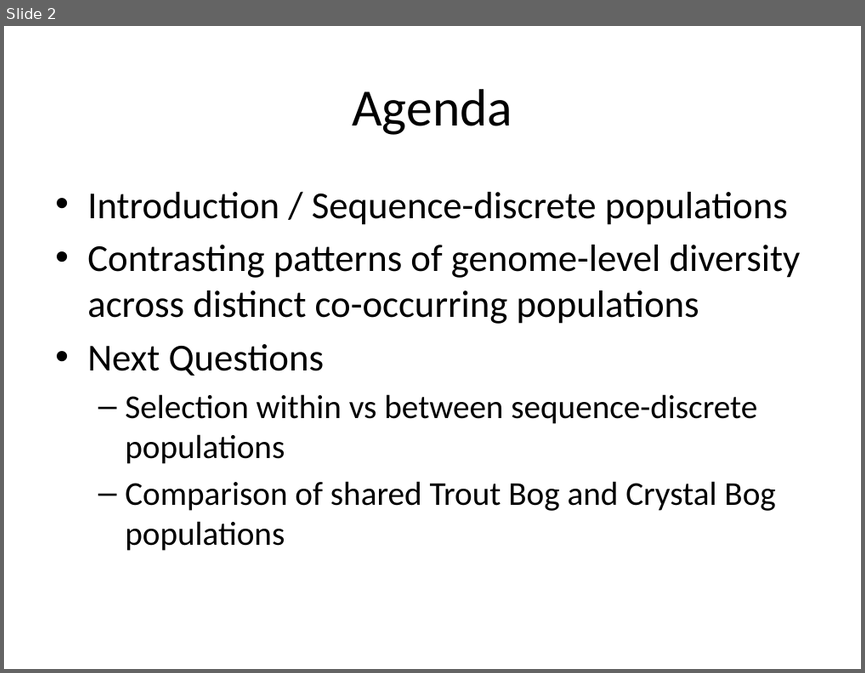
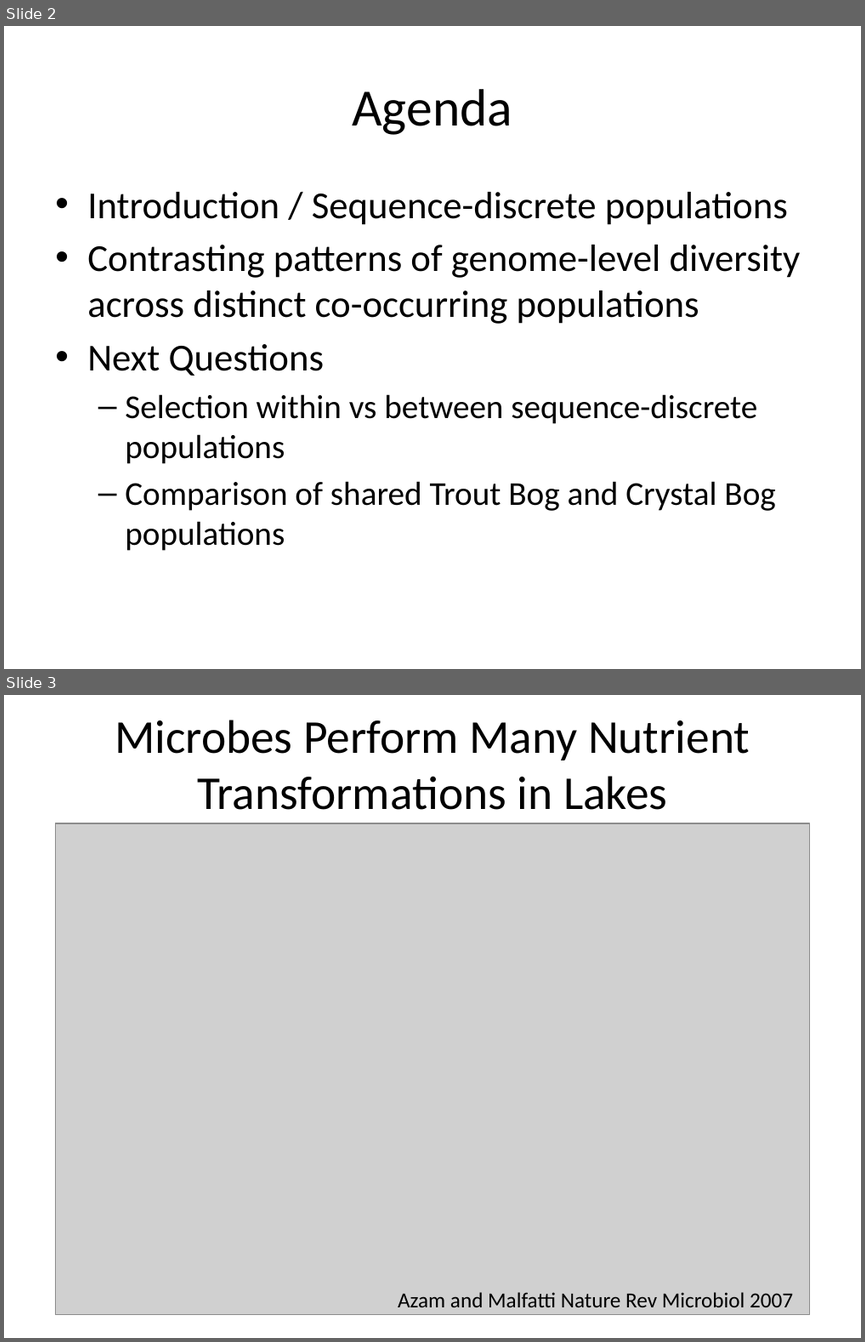
Before and after one commit to sstevens2/MDTP, a slide deck: 4YCM/Slides_4YCM.pptx. Shown one above the other, each under a label of ours: slide 2 before the commit, slides 2 and 3 after it. The pictures are 865x673 and 865x1342 pixels, drawn with LibreOffice and Linux fonts; fonts in the diff are those of the drawing; grey boxes stand for pictures. Boxes give left, top, right and bottom in pixels: in the first picture for what was removed or moved away, otherwise in the second. Text is boxed around its words. In the diff, an @@ line names an element or a change of style, - is before the commit and + after.

```diff
--- a/4YCM/Slides_4YCM.pptx
+++ b/4YCM/Slides_4YCM.pptx
@@ slide 3 added at [4,695,861,1338], background #FFFFFF @@
@@ title added at [114,720,749,810], 39.6 pt, text #000000 @@
+Microbes Perform Many Nutrient Transformations in Lakes
@@ picture added at [55,823,810,1315] @@
@@ text added at [398,1292,793,1307], 18 pt, text #000000 @@
+Azam and Malfatti Nature Rev Microbiol 2007
```
Also in this commit, not shown: 1 slide changed, 8 other slides added, 6 slides removed.
